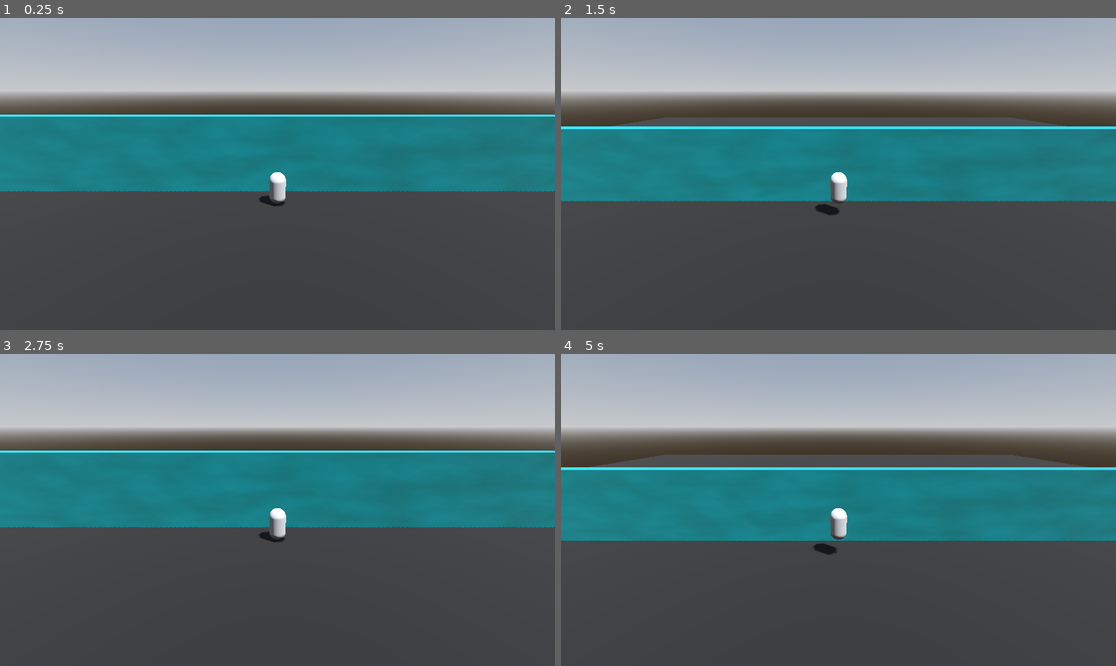
Above: before the commit, frames 1-4 (two rows, left to right).
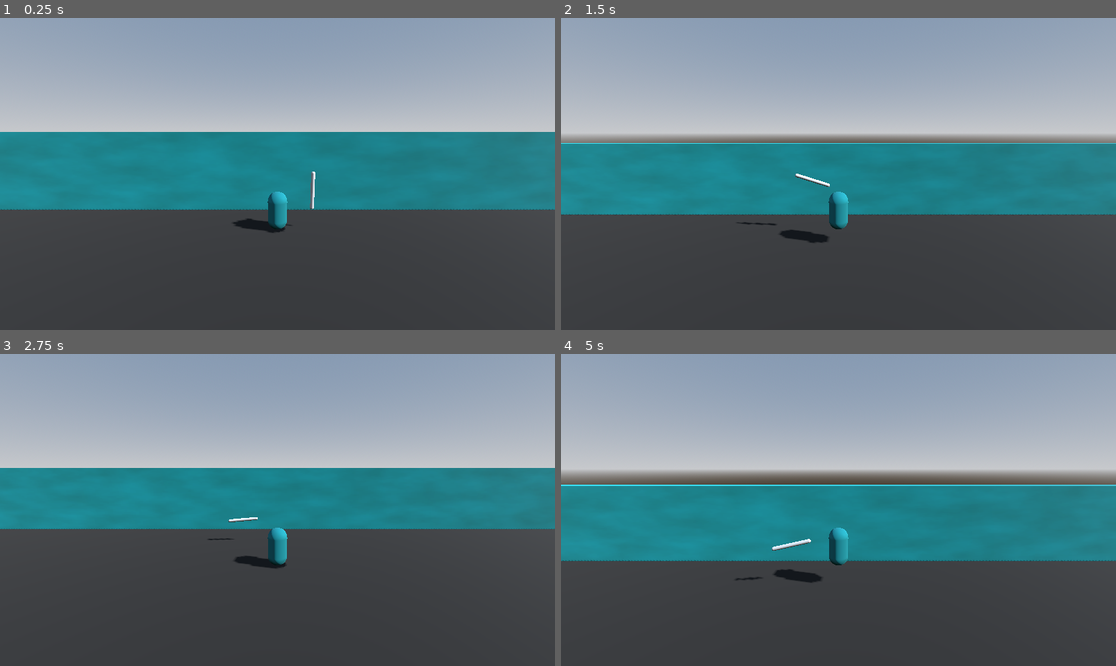
Above: after the commit, the same moments.

Repository: henpatsi/FreeFrancis
Game: Godot game, scene res://scenes/levels/level_x.tscn
Two runs of this game, one before a commit and one after it. Both use one fixed random seed, a clock stepped at 60 frames per second and the inputs below.
Inputs (mouse positions are in pixels of both pictures, inside the frame that each line leads up to):
- Up to frame 1 (0.25 s): no input
- Up to frame 2 (1.5 s): tap Enter at 0.5 s; move the mouse to (960, 158) at 0.52 s; hold D (move_right) 0.53-1.28 s; tap Space (jump) at 0.77 s; move the mouse to (727, 189) at 1.27 s; hold S (move_backward) from 1.28 s (still down)
- Up to frame 3 (2.75 s): tap Space (jump) at 1.52 s; move the mouse to (333, 441) at 2.02 s; release S (move_backward) at 2.03 s; hold D (move_right) from 2.03 s (still down)
- Up to frame 4 (5 s): move the mouse to (810, 572) at 2.77 s; release D (move_right) at 2.78 s; hold W (move_forward) 2.78-3.53 s; tap Space (jump) at 3.02, 3.77, 4.52 s; move the mouse to (1005, 556) at 3.52 s; hold A (move_left) from 3.53 s (still down); tap Escape (toggle_lock_cursor) at 4.15 s; move the mouse to (672, 463) at 4.27 s

The runs differ from the first frame. In frame 1, 29% of the frame differs, in the area x 0-100%, y 10-69%; in frame 2, 31%; in frame 3, 23%; in frame 4, 35%, in the area x 0-100%, y 10-74%.

Commit message:
started iv drip testing

Diff:
--- a/project.godot
+++ b/project.godot
@@ -20,21 +20,25 @@
 move_forward={
 "deadzone": 0.5,
 "events": [Object(InputEventKey,"resource_local_to_scene":false,"resource_name":"","device":-1,"window_id":0,"alt_pressed":false,"shift_pressed":false,"ctrl_pressed":false,"meta_pressed":false,"pressed":false,"keycode":0,"physical_keycode":87,"key_label":0,"unicode":119,"echo":false,"script":null)
+, Object(InputEventKey,"resource_local_to_scene":false,"resource_name":"","device":-1,"window_id":0,"alt_pressed":false,"shift_pressed":false,"ctrl_pressed":false,"meta_pressed":false,"pressed":false,"keycode":0,"physical_keycode":4194320,"key_label":0,"unicode":0,"echo":false,"script":null)
 ]
 }
 move_backward={
 "deadzone": 0.5,
 "events": [Object(InputEventKey,"resource_local_to_scene":false,"resource_name":"","device":-1,"window_id":0,"alt_pressed":false,"shift_pressed":false,"ctrl_pressed":false,"meta_pressed":false,"pressed":false,"keycode":0,"physical_keycode":83,"key_label":0,"unicode":115,"echo":false,"script":null)
+, Object(InputEventKey,"resource_local_to_scene":false,"resource_name":"","device":-1,"window_id":0,"alt_pressed":false,"shift_pressed":false,"ctrl_pressed":false,"meta_pressed":false,"pressed":false,"keycode":0,"physical_keycode":4194322,"key_label":0,"unicode":0,"echo":false,"script":null)
 ]
 }
 move_left={
 "deadzone": 0.5,
 "events": [Object(InputEventKey,"resource_local_to_scene":false,"resource_name":"","device":-1,"window_id":0,"alt_pressed":false,"shift_pressed":false,"ctrl_pressed":false,"meta_pressed":false,"pressed":false,"keycode":0,"physical_keycode":65,"key_label":0,"unicode":97,"echo":false,"script":null)
+, Object(InputEventKey,"resource_local_to_scene":false,"resource_name":"","device":-1,"window_id":0,"alt_pressed":false,"shift_pressed":false,"ctrl_pressed":false,"meta_pressed":false,"pressed":false,"keycode":0,"physical_keycode":4194319,"key_label":0,"unicode":0,"echo":false,"script":null)
 ]
 }
 move_right={
 "deadzone": 0.5,
 "events": [Object(InputEventKey,"resource_local_to_scene":false,"resource_name":"","device":-1,"window_id":0,"alt_pressed":false,"shift_pressed":false,"ctrl_pressed":false,"meta_pressed":false,"pressed":false,"keycode":0,"physical_keycode":68,"key_label":0,"unicode":100,"echo":false,"script":null)
+, Object(InputEventKey,"resource_local_to_scene":false,"resource_name":"","device":-1,"window_id":0,"alt_pressed":false,"shift_pressed":false,"ctrl_pressed":false,"meta_pressed":false,"pressed":false,"keycode":0,"physical_keycode":4194321,"key_label":0,"unicode":0,"echo":false,"script":null)
 ]
 }
 jump={
--- a/scenes/levels/level_x.tscn
+++ b/scenes/levels/level_x.tscn
@@ -1,6 +1,6 @@
 [gd_scene load_steps=14 format=3 uid="uid://cxq1i3idutvpf"]
 
-[ext_resource type="PackedScene" uid="uid://bmlj3w4hb57tt" path="res://scripts/player.tscn" id="1_g7vh1"]
+[ext_resource type="PackedScene" uid="uid://bmlj3w4hb57tt" path="res://scenes/player.tscn" id="1_g7vh1"]
 
 [sub_resource type="ProceduralSkyMaterial" id="ProceduralSkyMaterial_ybt6k"]
 sky_horizon_color = Color(0.64625, 0.65575, 0.67075, 1)
@@ -47,7 +47,7 @@
 [node name="LevelX" type="Node3D"]
 
 [node name="DirectionalLight3D" type="DirectionalLight3D" parent="."]
-transform = Transform3D(-0.866023, -0.433016, 0.250001, 0, 0.499998, 0.866027, -0.500003, 0.749999, -0.43301, 0, 0, 0)
+transform = Transform3D(0.595112, 0.233676, 0.76892, -0.801623, 0.104811, 0.588571, 0.0569433, -0.966649, 0.249694, 0, 0, 0)
 shadow_enabled = true
 
 [node name="WorldEnvironment" type="WorldEnvironment" parent="."]
@@ -63,7 +63,7 @@
 shape = SubResource("BoxShape3D_qwvhv")
 
 [node name="Wall" type="StaticBody3D" parent="."]
-transform = Transform3D(1, 0, 0, 0, 1, 0, 0, 0, 1, -2, 2.5, 0)
+transform = Transform3D(-4.37114e-08, 0, 1, 0, 1, 0, -1, 0, -4.37114e-08, -2, 2.5, -3.18622)
 
 [node name="MeshInstance3D" type="MeshInstance3D" parent="Wall"]
 mesh = SubResource("BoxMesh_evjbo")
--- /dev/null
+++ b/scenes/player.tscn
@@ -0,0 +1,54 @@
+[gd_scene load_steps=8 format=3 uid="uid://bmlj3w4hb57tt"]
+
+[ext_resource type="Script" path="res://scripts/player.gd" id="1_klpkq"]
+[ext_resource type="Script" path="res://scripts/IVDrip.gd" id="1_lm7ah"]
+
+[sub_resource type="CapsuleShape3D" id="CapsuleShape3D_mrdyv"]
+radius = 0.1
+
+[sub_resource type="CapsuleMesh" id="CapsuleMesh_w744x"]
+radius = 0.1
+
+[sub_resource type="CapsuleShape3D" id="CapsuleShape3D_3udxc"]
+
+[sub_resource type="StandardMaterial3D" id="StandardMaterial3D_ye8xh"]
+albedo_color = Color(0, 0.360784, 0.380392, 1)
+
+[sub_resource type="CapsuleMesh" id="CapsuleMesh_rnc42"]
+material = SubResource("StandardMaterial3D_ye8xh")
+
+[node name="Player" type="Node3D"]
+
+[node name="PinJoint3D" type="PinJoint3D" parent="."]
+node_a = NodePath("../CharacterBody3D")
+node_b = NodePath("../IVDrip/RigidBody3D")
+
+[node name="IVDrip" type="Node3D" parent="."]
+transform = Transform3D(1, 0, 0, 0, 1, 0, 0, 0, 1, 1.78098, 2.07183, 0)
+script = ExtResource("1_lm7ah")
+
+[node name="RigidBody3D" type="RigidBody3D" parent="IVDrip"]
+axis_lock_angular_x = true
+axis_lock_angular_y = true
+gravity_scale = 0.0
+
+[node name="CollisionShape3D" type="CollisionShape3D" parent="IVDrip/RigidBody3D"]
+shape = SubResource("CapsuleShape3D_mrdyv")
+
+[node name="MeshInstance3D" type="MeshInstance3D" parent="IVDrip/RigidBody3D"]
+mesh = SubResource("CapsuleMesh_w744x")
+
+[node name="CharacterBody3D" type="CharacterBody3D" parent="."]
+script = ExtResource("1_klpkq")
+
+[node name="CollisionShapeBody" type="CollisionShape3D" parent="CharacterBody3D"]
+transform = Transform3D(1, 0, 0, 0, 1, 0, 0, 0, 1, 0, 1, 0)
+shape = SubResource("CapsuleShape3D_3udxc")
+
+[node name="MeshInstanceBody" type="MeshInstance3D" parent="CharacterBody3D"]
+transform = Transform3D(1, 0, 0, 0, 1, 0, 0, 0, 1, 0, 1, 0)
+mesh = SubResource("CapsuleMesh_rnc42")
+skeleton = NodePath("../..")
+
+[node name="Camera3D" type="Camera3D" parent="CharacterBody3D"]
+transform = Transform3D(1, 0, 0, 0, 0.980244, 0.197794, 0, -0.197794, 0.980244, 0, 4.9432, 9.95011)
--- /dev/null
+++ b/scripts/IVDrip.gd
@@ -0,0 +1,23 @@
+extends Node3D
+
+@onready var rigid_body_3d: RigidBody3D = $RigidBody3D
+
+var mouse_stop_timer: float = 0.0
+var mouse_stop_delay: float = 0.2
+
+# Called when the node enters the scene tree for the first time.
+func _ready() -> void:
+	pass # Replace with function body.
+
+# Called every frame. 'delta' is the elapsed time since the previous frame.
+func _process(delta: float) -> void:
+	if mouse_stop_timer <= 0:
+		rigid_body_3d.linear_velocity = Vector3.ZERO
+		rigid_body_3d.angular_velocity = Vector3.ZERO
+	else:
+		mouse_stop_timer -= delta
+
+func _input(event: InputEvent) -> void:
+	if event is InputEventMouseMotion:
+		rigid_body_3d.apply_force(Vector3(event.relative.x, -event.relative.y, 0))
+		mouse_stop_timer = mouse_stop_delay
--- a/scenes/player.gd
+++ b/scripts/player.gd
@@ -7,6 +7,12 @@
 # Get the gravity from the project settings to be synced with RigidBody nodes.
 var gravity: float = ProjectSettings.get_setting("physics/3d/default_gravity")
 
+func _ready() -> void:
+	Input.set_mouse_mode(Input.MOUSE_MODE_CAPTURED)
+
+func _process(delta: float) -> void:
+	if Input.is_action_just_pressed("toggle_lock_cursor"):
+		toggle_mouse_mode()
 
 func _physics_process(delta: float) -> void:
 	# Add the gravity.
@@ -19,7 +25,7 @@
 
 	# Get the input direction and handle the movement/deceleration.
 	# As good practice, you should replace UI actions with custom gameplay actions.
-	var input_dir := Input.get_vector("ui_up", "ui_down", "ui_right", "ui_left")
+	var input_dir := Input.get_vector("move_left", "move_right", "move_forward", "move_backward")
 	var direction := (transform.basis * Vector3(input_dir.x, 0, input_dir.y)).normalized()
 	if direction:
 		velocity.x = direction.x * SPEED
@@ -29,3 +35,10 @@
 		velocity.z = move_toward(velocity.z, 0, SPEED)
 
 	move_and_slide()
+
+
+func	toggle_mouse_mode() -> void:
+	if (Input.get_mouse_mode() == Input.MOUSE_MODE_CAPTURED):
+		Input.set_mouse_mode(Input.MOUSE_MODE_VISIBLE)
+	else:
+		Input.set_mouse_mode(Input.MOUSE_MODE_CAPTURED)
--- a/scripts/player.tscn
+++ /dev/null
@@ -1,21 +0,0 @@
-[gd_scene load_steps=4 format=3 uid="uid://bmlj3w4hb57tt"]
-
-[ext_resource type="Script" path="res://scenes/player.gd" id="1_81bsc"]
-
-[sub_resource type="CapsuleShape3D" id="CapsuleShape3D_3udxc"]
-
-[sub_resource type="CapsuleMesh" id="CapsuleMesh_rnc42"]
-
-[node name="Player" type="CharacterBody3D"]
-script = ExtResource("1_81bsc")
-
-[node name="CollisionShape3D" type="CollisionShape3D" parent="."]
-transform = Transform3D(1, 0, 0, 0, 1, 0, 0, 0, 1, 0, 1, 0)
-shape = SubResource("CapsuleShape3D_3udxc")
-
-[node name="MeshInstance3D" type="MeshInstance3D" parent="."]
-transform = Transform3D(1, 0, 0, 0, 1, 0, 0, 0, 1, 0, 1, 0)
-mesh = SubResource("CapsuleMesh_rnc42")
-
-[node name="Camera3D" type="Camera3D" parent="."]
-transform = Transform3D(-4.37114e-08, -0.378988, 0.925402, 0, 0.925402, 0.378988, -1, 1.65661e-08, -4.04506e-08, 10.9863, 6.40919, 0)
Not shown, added: scenes/pla4488.tmp
